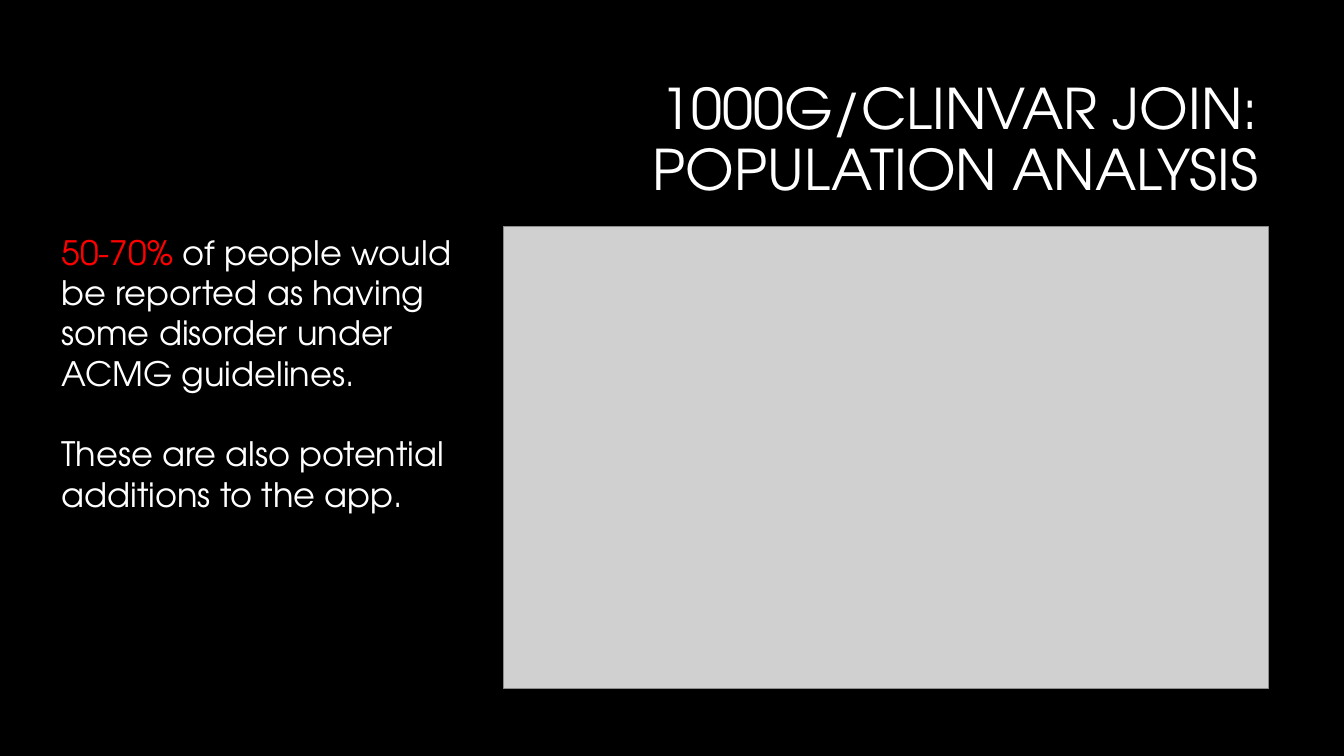
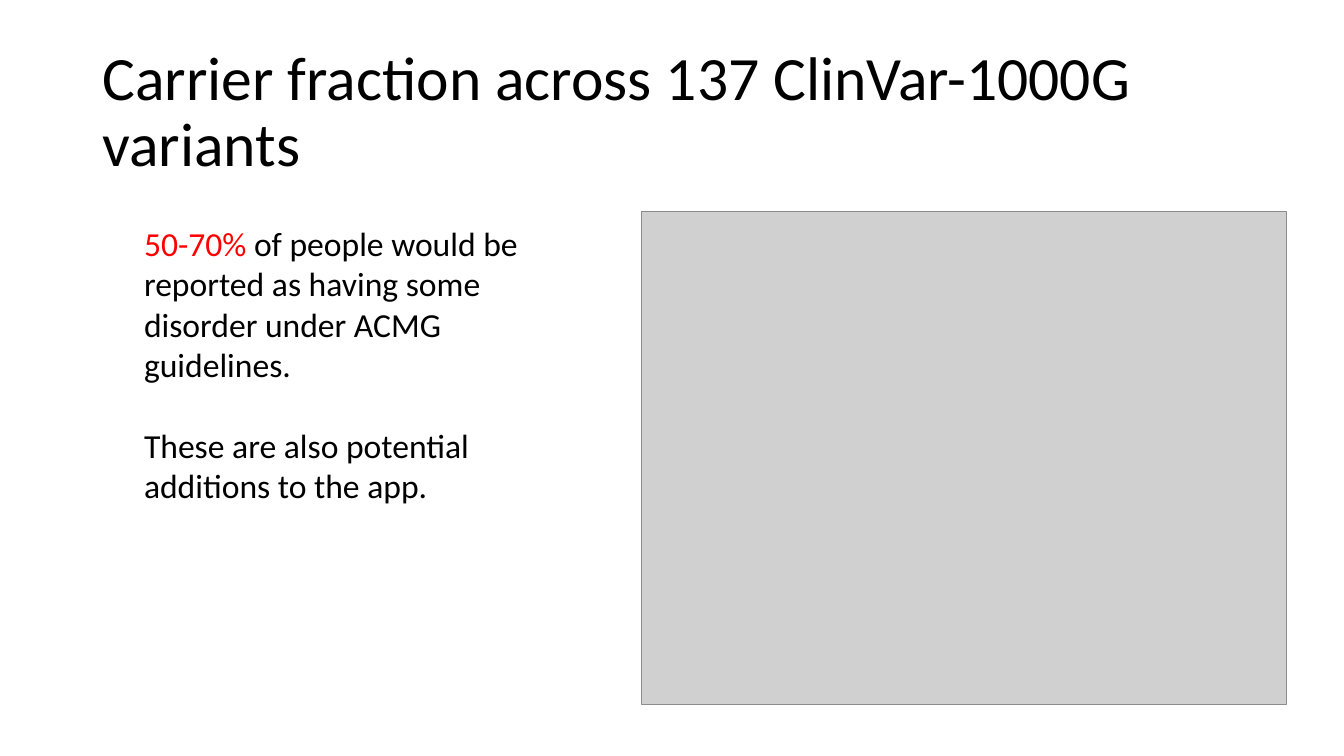
Before and after one commit to dfan/HST-2016, a slide deck: slide 19 of week_6/For_Zak.pptx (slide 9 before the commit). Drawn at 1344x756 pixels with LibreOffice and Linux fonts; fonts in the diff are those of the drawing; grey boxes stand for pictures; background and template pictures are left out. Boxes give left, top, right and bottom in pixels: in the first picture for what was removed or moved away, otherwise in the second. Text is boxed around its words. In the diff, an @@ line names an element or a change of style, - is before the commit and + after.

```diff
--- a/week_6/For_Zak.pptx
+++ b/week_6/For_Zak.pptx
@@ background #000000 to #FFFFFF @@
@@ title added at (x1=102, y1=57, x2=1130, y2=167), 44 pt, text #000000 @@
+Carrier fraction across 137 ClinVar-1000G variants
@@ title removed at (x1=653, y1=87, x2=1259, y2=191) @@
-1000G/CLINVAR JOIN: POPULATION ANALYSIS
@@ text "50-70% of people would be ..." moved from (x1=61, y1=239, x2=451, y2=514) to (x1=144, y1=232, x2=517, y2=504) @@
@@ text "50-70% of people would be ..." at (x1=144, y1=232, x2=517, y2=504): font TeX Gyre Adventor to Calibri, text colour #FFFFFF to #000000 @@
@@ picture resized from (x1=504, y1=227, x2=1268, y2=690) to (x1=642, y1=212, x2=1287, y2=705) @@
```
Also in this commit, not shown: 10 other slides changed, 17 slides added, 7 slides removed, 11 other files.
